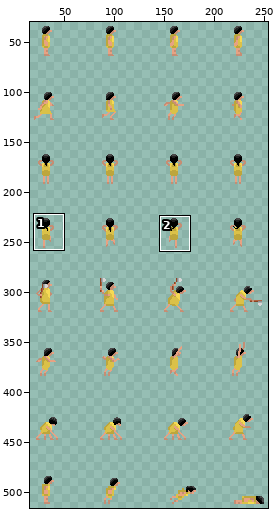
Edited in one commit: sprite sheet (data/guy.png). Above, an overview of the earlier version with the close-up marked.
Close-up. Before the commit:
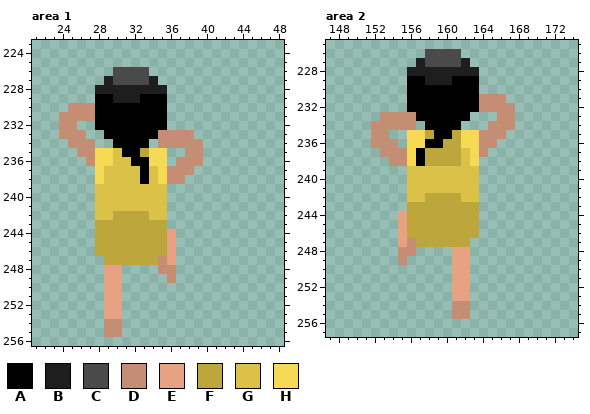
The file is 256x576 pixels. Shown: area 1: x 21..48, y 223..256; area 2: x 147..174, y 225..257. The wide view leaves out empty margins. The commit also changed other parts of the picture, which this record leaves out.
Palette (. is transparent): A #000000  B #1e1e1e  C #4a4a4a  D #c58e74  E #e7a283  F #bda63c  G #dbc148  H #f6d954
Pixels before, area 1, first column x 24:
226 ......CCCC......
227 .....BCCCCB.....
228 ....BBBBBBBB....
229 ....AABBBAAA....
230 .DDDAAAAAAAA....
231 DDDDAAAAAAAA....
232 DD..AAAAAAAA....
233 DDD..AAAAAADDDD.
234 .DDD..AAAA.DDDDD
235 ..DDHHGAAFHH..DD
236 ...DHHGGAAHH.DDD
237 ....HGGGGAGHDDD.
238 ....HGGGGAGHDD..
239 ....GGGGGGGG....
240 ....GGGGGGGG....
241 ....GGGGGGGG....
242 ....GGFFFFGG....
243 ....FFFFFFFF....
244 ....FFFFFFFFE...
245 ....FFFFFFFFE...
246 ....FFFFFFFFE...
247 .....FFFFFFDE...
248 .....EE....DD...
249 .....EE.....D...
250 .....EE.........
251 .....EE.........
252 .....EE.........
253 .....EE.........
254 .....DD.........
255 .....DD.........
Pixels before, area 2, first column x 152:
226 ......CCCC......
227 .....BCCCCB.....
228 ....BBBBBBBB....
229 ....AABBBAAA....
230 ....AAAAAAAA....
231 ....AAAAAAAADDD.
232 ....AAAAAAAADDDD
233 .DDDDAAAAAA...DD
234 DDDDD.AAAA...DDD
235 DD..HHFAAFHHDDD.
236 DDD.HHAAFFHHDD..
237 .DDDHAFFFFGHD...
238 ..DDHAFFFFGH....
239 ....GGGGGGGG....
240 ....GGGGGGGG....
241 ....GGGGGGGG....
242 ....GGFFFFGG....
243 ....FFFFFFFF....
244 ...EFFFFFFFF....
245 ...EFFFFFFFF....
246 ...EFFFFFFFF....
247 ...EDFFFFFF.....
248 ...DD....EE.....
249 ...D.....EE.....
250 .........EE.....
251 .........EE.....
252 .........EE.....
253 .........EE.....
254 .........DD.....
255 .........DD.....
And afterwards:
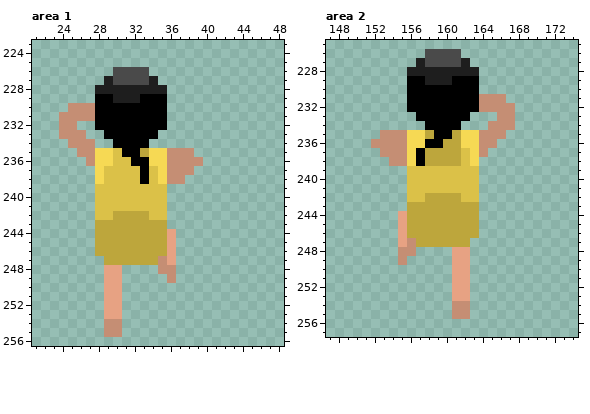
Difference:
Area 1:
y 233: x 35..38 DDDD -> ....
y 234: x 35..39 DDDDD -> .....
y 235: x 36..37 .. -> DD; x 39 D -> .
y 236: x 36 . -> D
Area 2:
y 233: x 153..156 DDDD -> ....
y 234: x 152..156 DDDDD -> .....
y 235: x 152 D -> .; x 154..155 .. -> DD
y 236: x 155 . -> D
Changed places in both close-ups, as pixel boxes (x1, y1, x2, y2):
changed: (158, 130, 203, 166)
changed: (371, 112, 416, 148)
